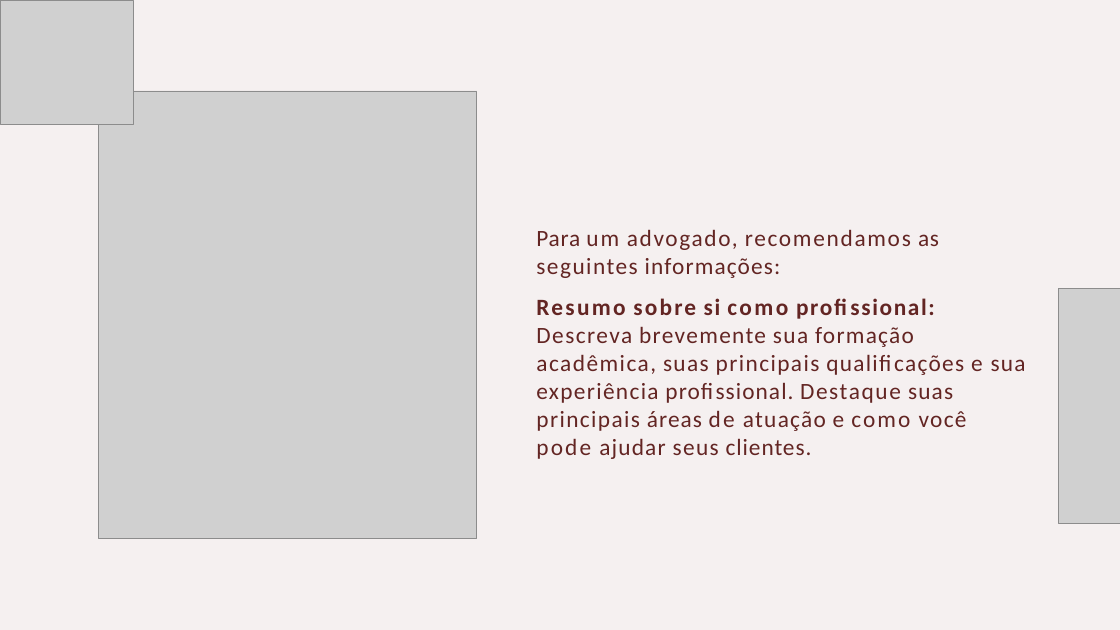
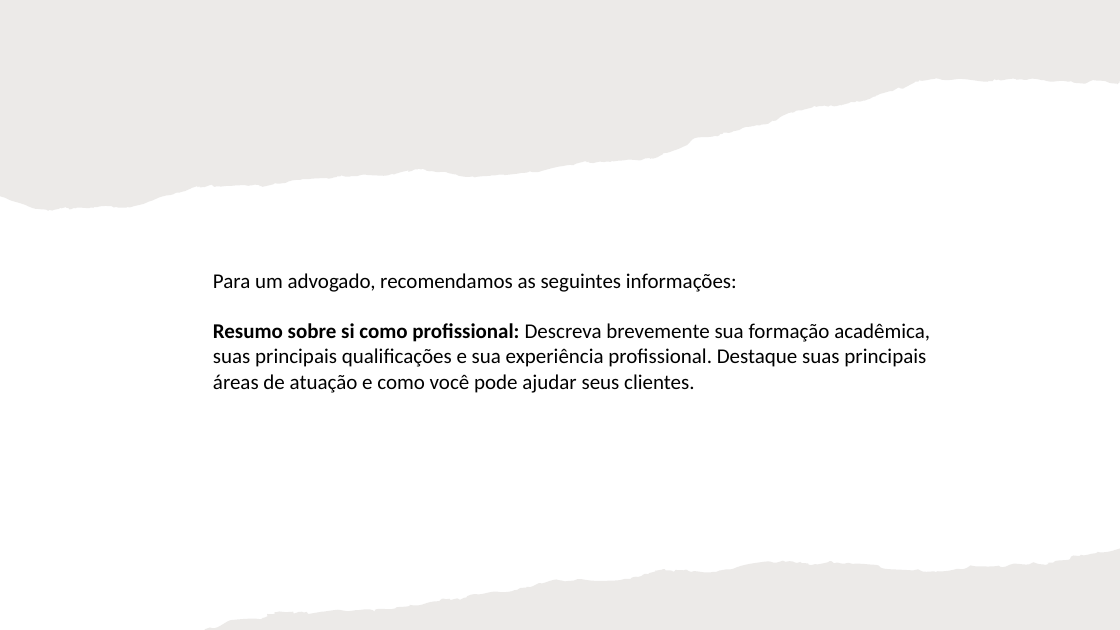
Before and after one commit to slesbel/Design-Studio, a slide deck: slide 5 of lawyer/guia_para_advogados.pptx. Drawn at 1120x630 pixels with LibreOffice and Linux fonts; fonts in the diff are those of the drawing; grey boxes stand for pictures. Boxes give left, top, right and bottom in pixels: in the first picture for what was removed or moved away, otherwise in the second. Text is boxed around its words. In the diff, an @@ line names an element or a change of style, - is before the commit and + after.

```diff
--- a/lawyer/guia_para_advogados.pptx
+++ b/lawyer/guia_para_advogados.pptx
@@ picture removed at [0,0,133,124] @@
@@ rectangle added at [0,0,1120,630], fill #FFFFFF @@
@@ freeform shape added at [0,0,1120,211], fill #82766A at 15% opacity @@
@@ picture removed at [99,91,477,539] @@
@@ text "Para um advogado, recomendamos as ...": place and size @@
-text "Para um advogado, recomendamos as ..." at [536,229,1026,459]
+text "Para um advogado, recomendamos as ..." at [213,273,930,393]
@@ text "Para um advogado, recomendamos as ..." at [213,273,930,393]: size 20 to 18 pt, text colour #632523 to #000000; letter spacing 0.7 to 0 pt in "Para"; letter spacing 1.6 to 0 pt in "um", "e e"; letter spacing 1.4 to 0 pt in "advogado, recomendamos", "si profissional: Destaque"; letter spacing 0.5 to 0 pt in "as"; letter spacing 1.2 to 0 pt in "seguintes", "Descreva sua acadêmica, principais principais seus"; letter spacing 0.9 to 0 pt in "informações:", "profissional. suas áreas"; letter spacing 1.9 to 0 pt in "Resumo sobre de"; letter spacing 2 to 0 pt in "como"; letter spacing 1.1 to 0 pt in "brevemente formação suas qualificações experiência atuação v ..."; letter spacing 1 to 0 pt in "sua ajudar"; letter spacing 1.8 to 0 pt in "como pode"; letter spacing 0.8 to 0 pt in "clientes."; indent changed; less space between paragraphs @@
@@ picture removed at [1059,289,1120,523] @@
@@ freeform shape added at [204,549,1120,630], fill #82766A at 15% opacity @@
```
Also in this commit, not shown: 14 other slides changed, 3 slides added, 2 other files.
